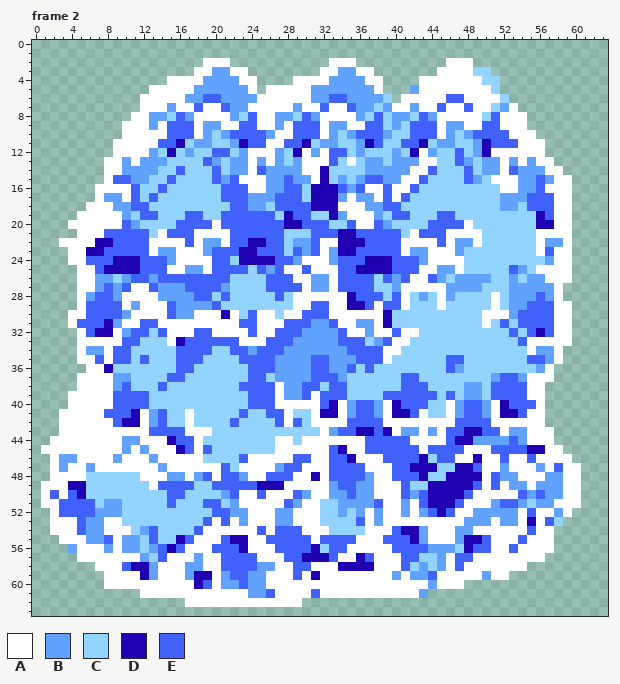
One commit to this pixel-art file: Assets/Sprites/ArkaniumDeposit.ase. Above: the version before the commit.
64x64 pixels, 2 frames. Shown: frame 2. The commit also changed other frames, which this record leaves out.
Palette (. is transparent): A #ffffff  B #61a2ff  C #92d3ff  D #2000b2  E #4161fb
Pixels before, frame 2 (only the part around the change), first column x 0:
 0 ................................................................
 1 ................................................................
 2 ...................AAA...........AAA..........AAA...............
 3 ..................AABBAA........AABBAA.......AAAACC.............
 4 ...............AAAABBBBAA....AAAABBBBAA....AAAAAAACC............
 5 .............AAAAABBBBBBA.AAAAABBBBBBBA...BAAAAAAAAC............
 6 ............AAAAABBEEBBBBAAAAAABBEEBBBBC.AAAAAEEAAAAC...........
 7 ............AAABAAEAAEBBAAAAABAAEAAEBBCBAABAAEAAEAACBA..........
 8 ...........AABBCEBAAAABCEAABBCEBAAAABCECBBCEBAAAAACEAAA.........
 9 ..........AAABAEEEABBAAEEAABAEEEABBAAEECBCEEEABBAAEEAAA.........
10 ..........AAAAAEEEABCBEEEEBAAEEEABCBEEEBCCEEEABCBEEEEAAA........
11 .........AAAAAEEDCBBCCBDEEAAEEDCBBCCBDECCEEDCBBCCBDEEEAAA.......
12 .........AAAABCDCBCCEECBAAABCDABAEECBCCCBCDABCCECBDAAAAAA.......
13 ........AABABBBCCCCEBCBBABABCBAAAECACBBCBBBAACCEBCBBABABAA......
14 ........AABBBBCCECCCECBBAEBBBBAADCCCCBBBBBAAECCCECBBAEBBBAA.....
15 ........AEEBBCCECCCCEBEAAABBEBBADCBCBEEBBAAECCCCEBCAAABBEBAA....
16 .......AAAAECCECCCCCCEEEAABBEECDDDEBEAAEAAECCCCCCCCCAABBEAAA....
17 .......ABBAECECCCCCCCEEEBBBEEECDDDBABBAEAECCCCCCCCCCBBBEEEAA....
18 ......AAABBEECCCCCCCCCEEBBCEEEEDDDAAABBEECCCCCCCCCCCBBCEEEAA....
19 .....AAAAABCEECCCEECCEEEEEECDEECCDBAAABCEECCCEECCCCCCCCCDEAA....
20 ....AAAAAAEBCCCCEEEEAEEEEEEEDDEEECCEAAEBCCCCEEEEACCCCCCCDDAA....
21 .....AAAEEEEECAEEEAAAAEEEEEECCCEEEDDEEEEECAEEEAAAACCCCCCAAAA....
22 ...AAAADDEEEEAAAAEABBAEEDDEECBBEAADDDEEEEAAAAEABBACCCCCCABBA....
23 ....AADDEEEEEABBAAABEEEDDEEECEBEABDDEEEEEABBAAABCCCCCCCCAEAA....
24 ....AAEEEDDDEEEBAAAAEECDDDDEEBAAABEEEDDDEEEBAAAACCCCCCCCCBAA....
25 .....AAEDDDDEEEAABBAEEEECEBEAAEAAAEEDDDDEEEAABBACCCCCEBCAAAA....
26 .....AABBCBEEBEEEEEEEECCCCEEEAABBAEEEECEBEAAEBCBBBBCCBCBBAAA....
27 .....AABEBEAAEBBBEEEEBCCCCEEEEABBAEEEECCBAAAAABBBBCCCBBBBBA.....
28 .....ABEEBAAAABBBBEECECCCCCECAAAAAADEEECEACBCABCCCCACBBBEBA.....
29 .....AEEEEABAAAEBBBBECCCCCCCCAAEEAADDEAEEACCCACCCCCACBBEEEAA....
30 ....AAEEEEBAAAAEBBAAADACEAACAAEEEAAAAAADCCCCCCCCCCAAABEEEEAA....
31 ....AEEEDBAAEEAAAAAAAAAEEAAAEEEBBEAABBADCCCCCCCCCCACECEEEEAA....
32 .....AEDDABEECEAAAEEAAAAEAAEEEBBBBEAABAAEAACCCCCCCCCCECEDEAA....
33 .....AAAAAEECCCADEEEEEEAAAEEEBBBBBEEECBEAACCCCCCCCCCCCEAAAAA....
34 .....ABBAEECCCCCEEEECCEEBEEEBBBBBBBEEEEAACCCCCCCCCCCCCCABBA.....
35 .....AAEAEECECCCEEECCCCEEEEBBBBEEBBBEEEACCCCCCEECCCCCCCEEBA.....
36 ......AADCCCCCCCEECCCCCCEEEBBBBEEBBECECCCCCCCCEBCCCCCCCCBA......
37 .....AAAABBCCCCEECCCCCCCEECBBBBEEEBCCCCCCEECCCCCCCCBEEBAAA......
38 .....AAAABECCCECCCCCCCCEEEEABBEECEECCCCCCEEECCCCBBCEEEEAA.......
39 ....AAAAAEEEECCCCCCCCCCCEEEABBEAEEECCCCEEEEEECECBBCEEEEAA.......
40 ....AAAAAEEEECCCCCCCCCCCEEEAAAAAEDABEEBADEEECCABEEBADEEEA.......
41 ...AAAAAEEEDABECCACCCCCECCEEACCADDABEEBADDEACCABEEBADDEAA.......
42 ...AAAAAAEDDABECCACCCCECCCCEAECAAAAEEEEAAAAAAAAEEEEAAAAAA.......
43 ...AAAAAAAAAAEEEEAAACCCCCCCCCCCCABEEDDEDABBABAEEDDEEABBAAA......
44 ..AAAAAAAABBAAADEEACCCCCCCCAACAAAAAAAEEEEEAAAAEDDBBBBEBAAA......
45 .AAAAAAAAABABAAADEAECCCCCCCAAAAAAEDAAEEEEEEAEEEEAAAEEEEDDAA.....
46 ..ABBAAAABAAABAAAAACCCCEAAAAAEEAAEEDAAAEEEEDCEEAADAAEAAEAAAA....
47 ..ABAABAAAAAAABAAAAAAECAAAABEEAAAEEEEAAAEEDDDCCDDEAABAAABAEAA...
48 ..AAAACCCCCCAAABBABEAEEBAAEEEAADAEEEEBAAEEEDCCDDDDAEBBAAABBAA...
49 .AAADDCCCCCCCAEEEECCEEEEEDDDAAAAABEEBBAAAECCDDDDDEAEABBABBBAA...
50 .AEAEDCCCCCCCCCEECCCCBEAAEAAAEBAABBEBBAAAEBEDDDDEAAAAAEBEBBAA...
51 .AAEEEECBBCCCCCECCCEECBAAAAAEBAACCBBBBEAABAEDDDEAAABEEBCBBAAA...
52 ..AEEEEBBBCCCCCCCCCCEEBBAAABBAAACCBCBABAABABEDEAABBBBBAEAABA....
53 ..AAAEBBAACCCCCCCCCEAEABAAABBAAACCCCEABAAAAAAAAABBBABBADAEC.....
54 ..AAAEBBAAACBECCCCEAAAAAAEAEEEAAACCCCAAAEDDBAAABBAAAAAAEAA......
55 ...AAABBEABBCECCDEAAAEDDAAEEEEEAEEEEAAAEEEDBAAABDDEAAAEAAA......
56 ....BAAABABBCBEDEAAAEEEDAAAEEEEDCEEAAAAAEEEEBBBCDEEAAEAAAA......
57 .....AAAAAAABCEAAABAAEEEEAAAEEDDDEAADEAAAEECCBAEEAAAAAAAA.......
58 .......AAAEDDBAAABBAAEEEEBBAAEEAAADDDDAAAECBCBAEAAAAAAA.........
59 ........AAAADBAAABDDABEEBBAAAEADAAAAAAAABABBEAAAAABAA...........
60 ........AAAAAAAAAADEABBEBBAAAAAAAAAAAAAAAAAABAAA................
61 ............AAAAAAAAAAAABBEAAAAEAAAAAAAAAAAB....................
62 .................AAAAAAAAAAAAA..................................
63 ................................................................
Now the later version:
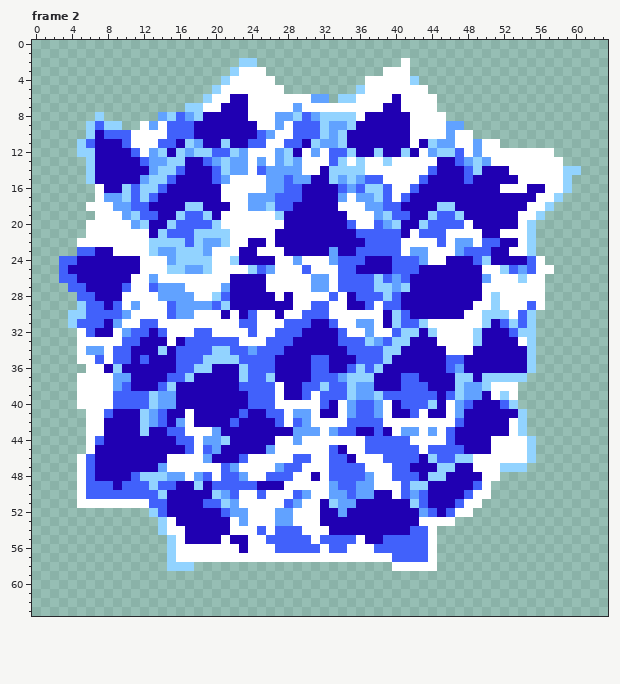
The edit:
Changed rows in their new state; - is an unchanged pixel.
Frame 2:
first column x 1:
 2 ------------------...-CC--------...-----A----...------------
 3 -----------------....C-AA------......-AAA---......----------
 4 --------------......CA--AA--........--AAAC.........---------
 5 ------------.......CAAA-A--........CA-AAAA-........---------
 6 -----------.......CAADDA--------.CCAAAAD----........--------
 7 -----------.....CC--DDD--------A--AAAADD-A--.........-------
 8 ------C---...----CDDDDDA-------CCCCADDDDDAAA-.........------
 9 -----CECC..------DDDDDDD-------C--CDDDDDDAAA---.......------
10 -----CDEEE-------DDDDDDD-------C--DDDDDDDAAA--AA.......-----
11 ----CEDDDE--------DD-D------------DD-DDDDA----AA-AA.....----
12 ----CCDDDDE------------------------DD-DD-------A-A------A---
13 -----CDDDDDE----DD------------------AA-AAA--DD----A-A-A--A--
14 -----CDDDDDD----DDD-----------------AAAAA---DDD--DDDAAAA--CC
15 -----CDDDDD----DDDD--A--------D-------AA---DDDD-DDDDDAAAA-C-
16 -------DDC----DDDDDDAAA------D------CC----DDDDDDDDD--ADD--C-
17 ---------C---DDDDDDDAAA------D-------C---DDDDDDDDDDDDDDAAC.-
18 ------------DDDD--DDDAA-----DD----------DDDD--DDDDDDDDAAC..-
19 ----..-------DD----DAAAAAA--DDDD-D-------DD----DDDDDDAAC...-
20 ---..----A--DD-----CAAAAAAA--DDDDD------DD------DDDDDA-....-
21 ----.--AAAAADC---CCCCAAAAADDDDDDD-------D--------DDAAA-....-
22 --..--AAAAAACCCC-C--CAA--ADDDDDDD----------------EEDDA-....-
23 ---.EE-DAAAAC--CCC-AAA--AAADDDDD---------------EEEDDAA-....-
24 --EEDDDD---AAA-CCCCAA-----AA-----------------DDDE-DDDDEA...-
25 --EDDDD----AAACC--CAAAA---A---------------DDDDDDDAA---E--..-
26 --EEDDDDDDAA-AAAAAAAADDDDAAA-------------DDDDDDDD-AAA-AA...-
27 ---EEDDDD-------AAAA-DDDDAAAA-----------CDDDDDDDDAAAAAAA..--
28 ----EEDDD--------AA--DDDDDAD----E-------DDDDDDDDDACAAAAA..--
29 ----C--D-------------DDDDDDD------------DDDDDDDDAACAAA-A...-
30 ---CC-----------------D---D-------------EDDDDDDAACCCA-C....-
31 ---C--------------------------DD--------EE-AAAAAACD---C....-
32 ------------D----------------DDDD-------CCD-AAAA-DDD--C....-
33 -----------DDD--------------DDDDD------CCDDDAAAA-DDDDAC....-
34 ----------DDD-D------------DDDDDDD----CCDDDDDAAADDDDDDC...--
35 ----------D-DDD-----------DDDD--DDD---CDDDDDD--DDDDDDDC...--
36 ---------DDDDDD----DDD----DDDD--DD----DDDDDDD--DDDDDDD-..---
37 ----------DDDD---DDDDD----DDDD-------DDD--DDDD--D-CCCC...---
38 ----------DDD--DDDDDDD-----DD------BBDDD---DDD----AAA...----
39 ---.---------BBDDDDDDDD----DD------BB-------D----DACA...----
40 ---.---------BBDDDDDDDD---------------------D---DDDEC...----
41 --...---DD-C--DD-DDDDD-DD---BB-------------DD--DDDD--C..----
42 --...--DD--C--DB-DDDD-DDDD---B-----------------DDDDD-C..----
43 --...--DDDDCDD-----BDDDDDDDDBBB---------------D--DDDAC...---
44 -....-EDDDDDDD----BB-DDDDD--B-------------------DDAAAAC..---
45 .....-DDDDDDDDD----BDDDDDB---------------------DDDAAAAC...--
46 -...-EDDDDDDDD----BDDD------------------------CCA--A--C....-
47 -...-EDDDDDDD--------B--------------------------A--CCC......
48 -...-EDDDDECCC------------------------------------A.........
49 ....AEEEDEEEC--DD-D-------------------------------..........
50 ....AEEEEEEEE-DDDDD------------------DD-----------..........
51 ....AAAAAAAAEEDDDD-------------D---DDDDDDC-------...........
52 -...........-EDDDDDD-----------DD-DDDDDDDD------...........-
53 -............-ADDDDDD----------DDDDDDDDDDD----............--
54 -............-AADDDDD-----------DDDDDDDD-EE-.............---
55 --............-ADDDDA---------------DD---EE-.............---
56 ---...........CA---AAA--------EA-----EE----A.............---
57 ----..........C--A--AAAA---AAAAAA--AA--E--EA............----
58 ------........CCC......................-AAAA..........------
59 -------.............................................--------
60 -------........................................-------------
61 -----------................................-----------------
62 ----------------.............-------------------------------
